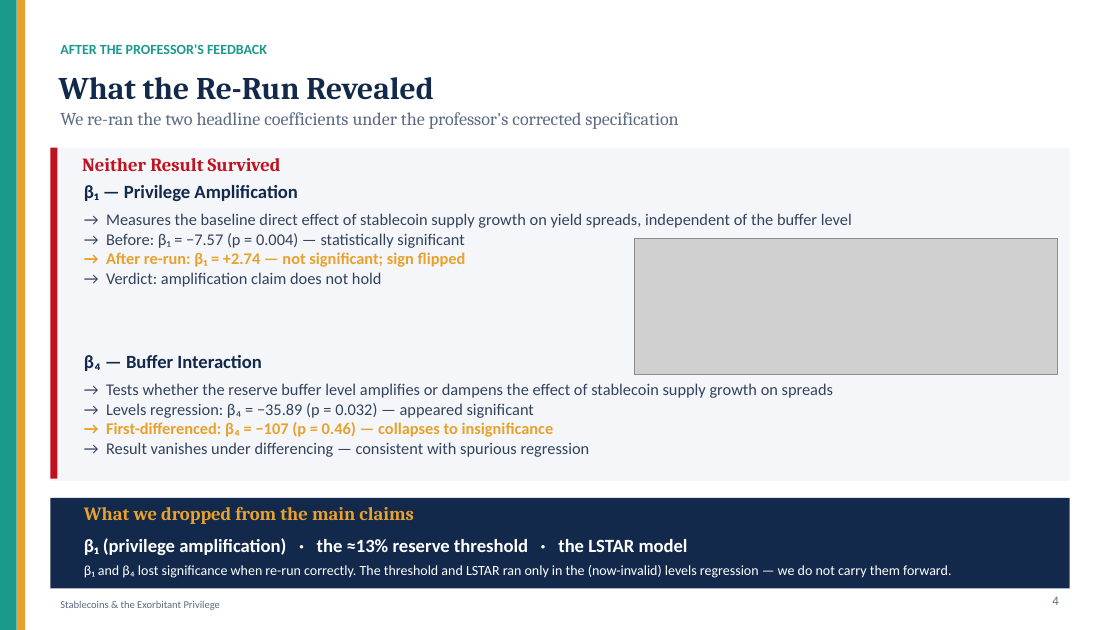
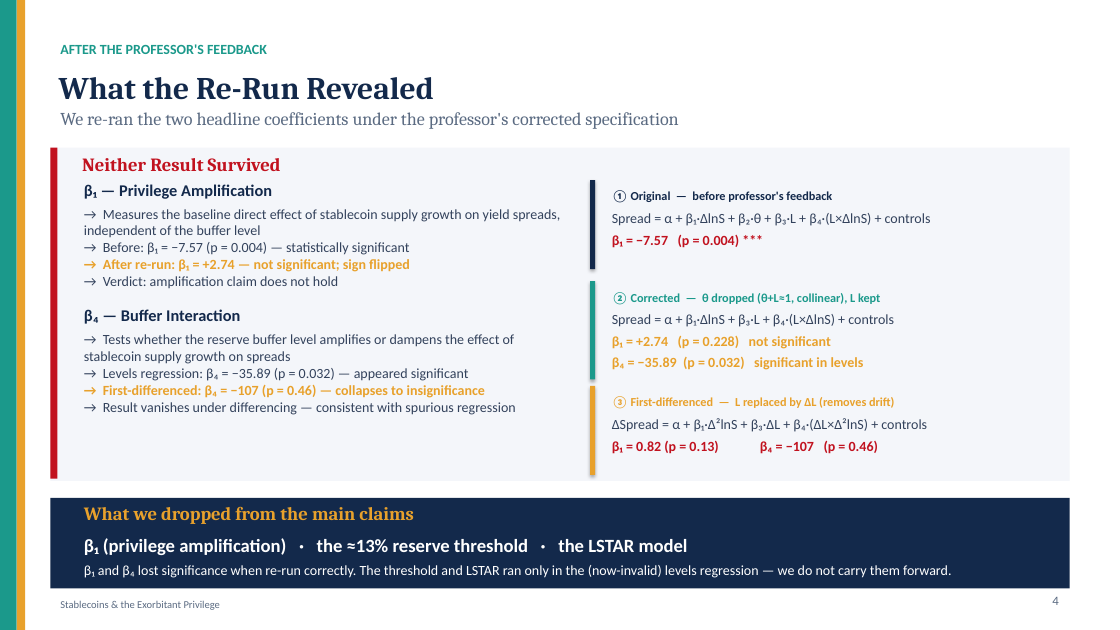
Before and after one commit to kimmireu0921/Stablecoins-and-the-Exorbitant-Privilege, a slide deck: slide 4 of presentations/0616_Stablecoin_Exorbitant_Privilege.pptx. Drawn at 1120x630 pixels with LibreOffice and Linux fonts; fonts in the diff are those of the drawing; grey boxes stand for pictures. Boxes give left, top, right and bottom in pixels: in the first picture for what was removed or moved away, otherwise in the second. Text is boxed around its words. In the diff, an @@ line names an element or a change of style, - is before the commit and + after.

Commit message:
update the regression model

```diff
--- a/presentations/0616_Stablecoin_Exorbitant_Privilege.pptx
+++ b/presentations/0616_Stablecoin_Exorbitant_Privilege.pptx
@@ text "β₁ — Privilege Amplification" at (84,184,560,415): size 16 to 14 pt in "β₁ — Privilege Amplification", "β₄ — Buffer Interaction"; size 14 to 12 pt; less space between paragraphs @@
@@ rectangle added at (590,180,595,269), fill #13294B @@
@@ text added at (612,190,931,248), 12 pt, text #33425C, bold @@
+① Original — before professor's feedback
+Spread = α + β₁·ΔlnS + β₂·θ + β₃·L + β₄·(L×ΔlnS) + controls
+β₁ = −7.57 (p = 0.004) ***
@@ picture removed at (634,239,1057,375) @@
@@ rectangle added at (590,281,595,380), fill #1B998B @@
@@ text added at (612,292,894,370), 12 pt, text #E8A12C, bold @@
+② Corrected — θ dropped (θ+L≈1, collinear), L kept
+Spread = α + β₁·ΔlnS + β₃·L + β₄·(L×ΔlnS) + controls
+β₁ = +2.74 (p = 0.228) not significant
+β₄ = −35.89 (p = 0.032) significant in levels
@@ rectangle added at (590,386,595,475), fill #E8A12C @@
@@ text added at (612,396,927,454), 12 pt, text #33425C, bold @@
+③ First-differenced — L replaced by ΔL (removes drift)
+ΔSpread = α + β₁·Δ²lnS + β₃·ΔL + β₄·(ΔL×Δ²lnS) + controls
+β₁ = 0.82 (p = 0.13) β₄ = −107 (p = 0.46)
```
Also in this commit, not shown: 1 other file.
